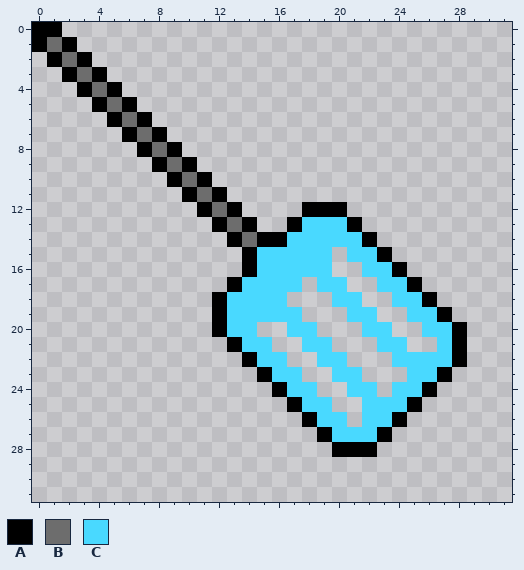
Two versions of one pixel-art sprite, spatulaglow.png. This is how it looked before the edit.
The file is 32x32 pixels.
Palette (. is transparent): A #000000  B #6d6d6d  C #49d9ff
The same view after the edit:
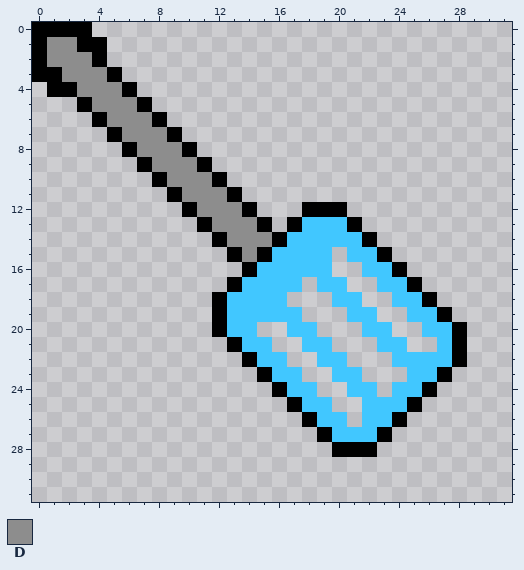
Colours new in this view: D #8d8d8d
The edit:
{"colour":"C","old":"#49d9ff","new":"#41c7ff"}
{"y":0,"x":2,"old":"..","new":"AA"}
{"y":1,"x":1,"old":"BA..","new":"DDAA"}
{"y":2,"x":0,"old":".ABA.","new":"ADDDA"}
{"y":3,"x":0,"old":"..ABA.","new":"AADDDA"}
{"y":4,"x":1,"old":"..ABA.","new":"AADDDA"}
{"y":5,"x":3,"old":".ABA.","new":"ADDDA"}
{"y":6,"x":4,"old":".ABA.","new":"ADDDA"}
{"y":7,"x":5,"old":".ABA.","new":"ADDDA"}
{"y":8,"x":6,"old":".ABA.","new":"ADDDA"}
{"y":9,"x":7,"old":".ABA.","new":"ADDDA"}
{"y":10,"x":8,"old":".ABA.","new":"ADDDA"}
{"y":11,"x":9,"old":".ABA.","new":"ADDDA"}
{"y":12,"x":10,"old":".ABA.","new":"ADDDA"}
{"y":13,"x":11,"old":".ABA.","new":"ADDDA"}
{"y":14,"x":12,"old":".ABA","new":"ADDD"}
{"y":15,"x":13,"old":".AC","new":"ADA"}
